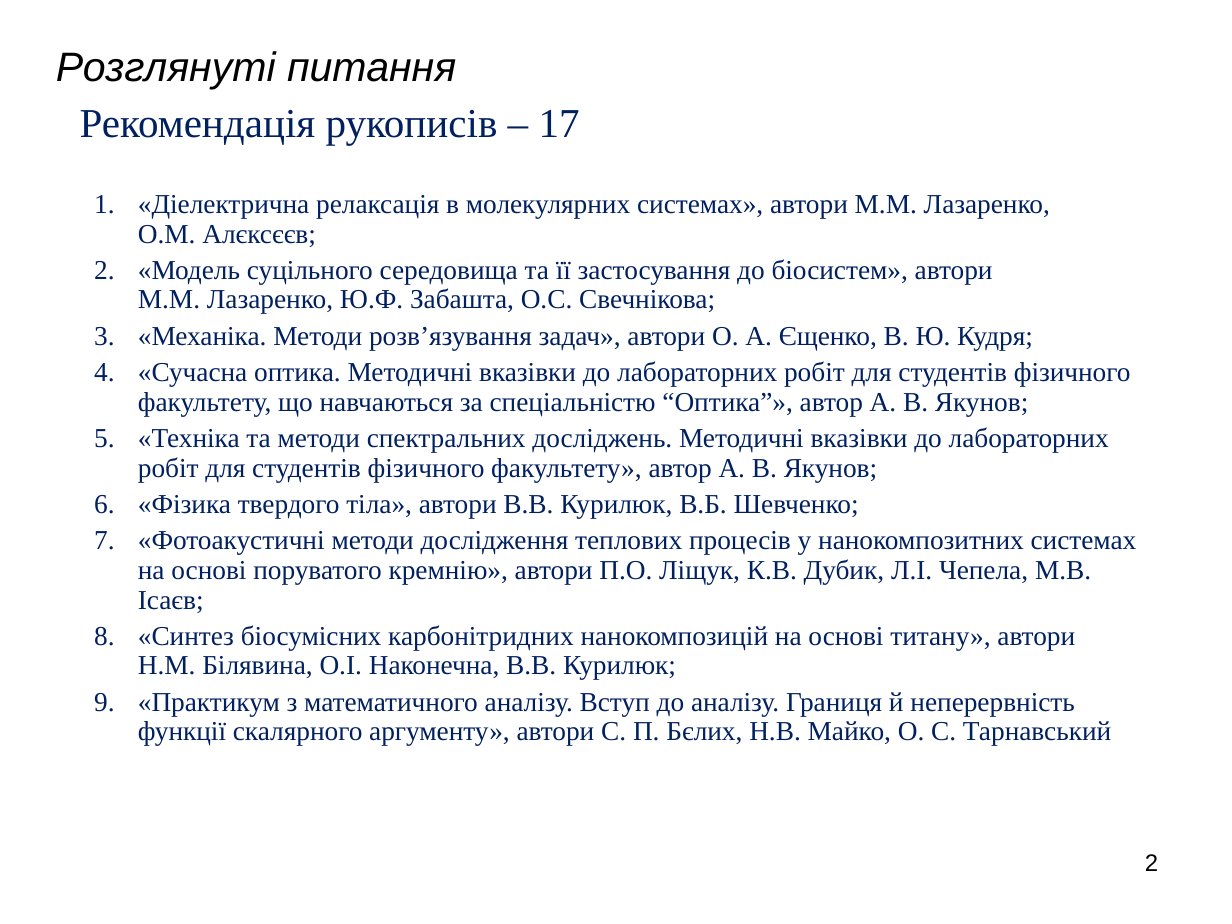
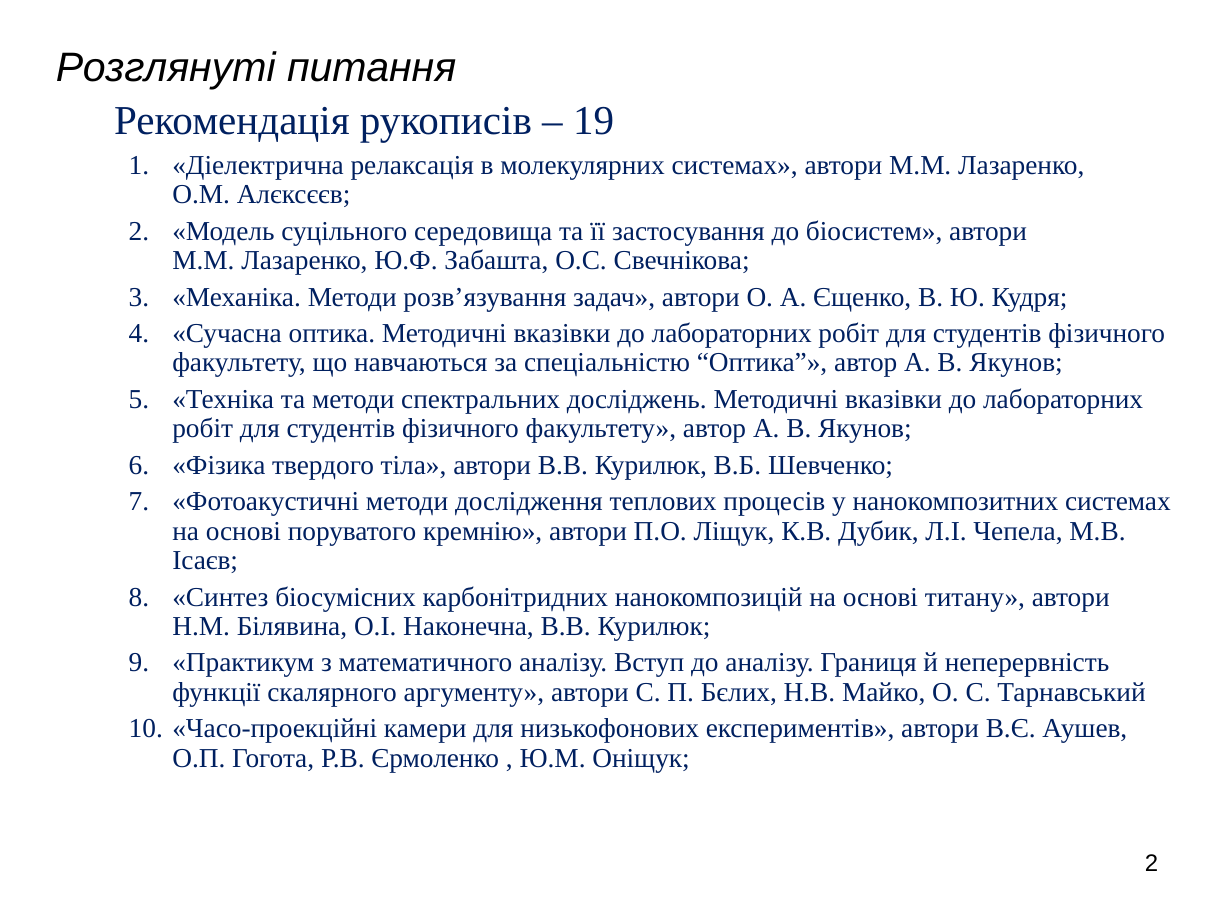
Before and after one commit to l432/NMK, a slide deck: slide 2 of Olikh/Zvit/25_26/Zvit25_26.ppt. Drawn at 1232x924 pixels with LibreOffice and Linux fonts; fonts in the diff are those of the drawing; background and template pictures are left out. Boxes give left, top, right and bottom in pixels: in the first picture for what was removed or moved away, otherwise in the second. Text is boxed around its words. In the diff, an @@ line names an element or a change of style, - is before the commit and + after.

```diff
--- a/Olikh/Zvit/25_26/Zvit25_26.ppt
+++ b/Olikh/Zvit/25_26/Zvit25_26.ppt
@@ text "Рекомендація рукописів – 19": place and size @@
-text "Рекомендація рукописів – 19" at (80, 110, 1137, 745)
+text "Рекомендація рукописів – 19" at (114, 106, 1171, 772)
@@ text at (114, 106, 614, 142): text changed @@
-Рекомендація рукописів – 17
+Рекомендація рукописів – 19
@@ text at (172, 718, 1127, 772): paragraph added @@
+10. «Часо-проекцiйнi камери для низькофонових експериментiв», автори В.Є. Аушев, О.П. Гогота, Р.В. Єрмоленко , Ю.М. Онiщук;
```
Also in this commit, not shown: 3 other slides changed, 1 slide added, 1 slide removed, 25 other files.
